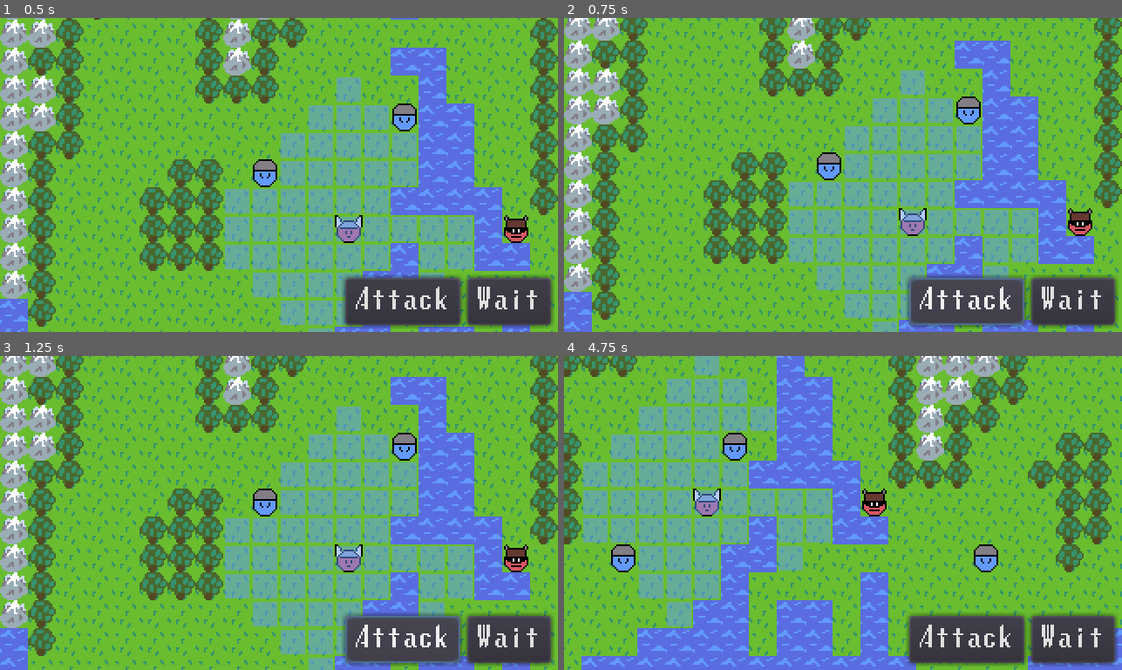
Above: before the commit, frames 1-4 (two rows, left to right).
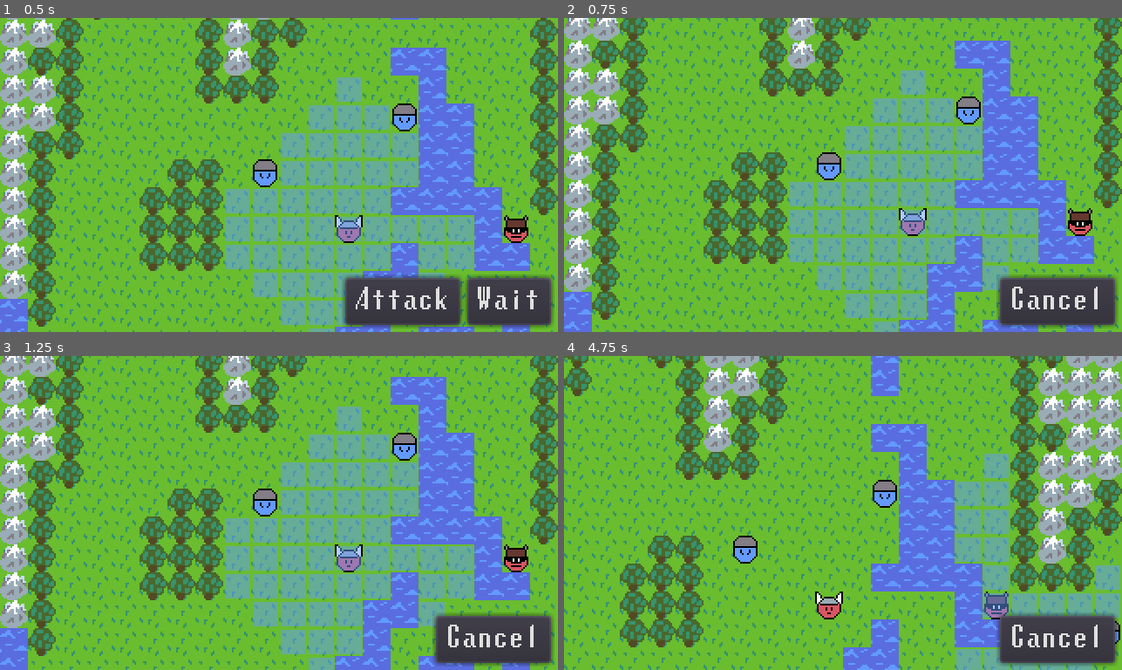
Above: after the commit, the same moments.

Repository: AaronWizard/LegendsOfMajesticSteel
Game: Godot game, scene res://src/game/Game.tscn
Same seed, same stepped clock (60 frames per second), same inputs: the game is played once before the commit and once after it.
Inputs (mouse positions are in pixels of both pictures, inside the frame that each line leads up to):
- Up to frame 1 (0.5 s): no input
- Up to frame 2 (0.75 s): click "Attack" at 0.5 s
- Up to frame 3 (1.25 s): no input
- Up to frame 4 (4.75 s): click (1055, 638) at 1.25 s, where only the run after the commit has a clickable "Cancel"; click "Wait" at 2 s; click (965, 638) at 2.75 s, where only the run after the commit has a clickable "Attack"; move the mouse to (965, 497) at 3.52 s; click (965, 497) at 3.67 s; drag from (731, 528) to (815, 575) at 4.27 s

Frame 1 is identical in both runs. In frame 2, 3.5% of the frame differs, in the area x 61-97%, y 81-99%; in frame 3, 3.5%; in frame 4, 73%, in the area x 0-100%, y 0-100%.

Commit message:
Working on ability targetting interface

Diff:
--- a/src/game/BattleGUI.gd
+++ b/src/game/BattleGUI.gd
@@ -4,8 +4,8 @@
 signal mouse_dragged(relative)
 signal mouse_clicked(position)
 signal wait_pressed
-# warning-ignore:unused_signal
 signal ability_pressed(ability)
+signal ability_cleared
 
 const MIN_DRAG_SPEED_SQUARED = 8^2
 
@@ -13,12 +13,16 @@
 var dragging_enabled := false
 
 var current_actor: Actor setget set_current_actor
+var current_ability: Ability setget set_current_ability
 
 var _mouse_down := false
 var _dragging := false
 
-onready var _all_buttons := $Buttons
-onready var _ability_buttons := $Buttons/Abilities
+onready var _all_buttons: Container = $Buttons
+onready var _ability_buttons: Container = $Buttons/Abilities
+
+onready var _wait_button: Button = $Buttons/Wait
+onready var _ability_cancel_button: Button = $Buttons/AbilityCancel
 
 
 func _unhandled_input(event: InputEvent) -> void:
@@ -46,15 +50,37 @@
 			var button := Button.new()
 			button.text = ability.name
 			# warning-ignore:return_value_discarded
-			button.connect("pressed", self, "emit_signal",
-					["ability_pressed", ability])
+			button.connect("pressed", self, "_on_ability_pressed", [ability])
 			_ability_buttons.add_child(button)
 	else:
 		while _ability_buttons.get_child_count() > 0:
 			var button := _ability_buttons.get_child(0)
 			_ability_buttons.remove_child(button)
+			button.disconnect("pressed", self, "_on_ability_pressed")
 			button.queue_free()
+
+
+func set_current_ability(value: Ability) -> void:
+	current_ability = value
+	if current_ability:
+		_ability_buttons.visible = false
+		_wait_button.visible = false
+		_ability_cancel_button.visible = true
+	else:
+		_ability_buttons.visible = true
+		_wait_button.visible = true
+		_ability_cancel_button.visible = false
+
+
+func _on_ability_pressed(ability: Ability) -> void:
+	set_current_ability(ability)
+	emit_signal("ability_pressed", ability)
 
 
 func _on_Wait_pressed() -> void:
 	emit_signal("wait_pressed")
+
+
+func _on_AbilityCancel_pressed() -> void:
+	set_current_ability(null)
+	emit_signal("ability_cleared")
--- a/src/game/BattleGUI.tscn
+++ b/src/game/BattleGUI.tscn
@@ -38,4 +38,15 @@
 __meta__ = {
 "_edit_use_anchors_": false
 }
+
+[node name="AbilityCancel" type="Button" parent="Buttons"]
+visible = false
+margin_left = 246.0
+margin_right = 312.0
+margin_bottom = 27.0
+text = "Cancel"
+__meta__ = {
+"_edit_use_anchors_": false
+}
 [connection signal="pressed" from="Buttons/Wait" to="." method="_on_Wait_pressed"]
+[connection signal="pressed" from="Buttons/AbilityCancel" to="." method="_on_AbilityCancel_pressed"]
